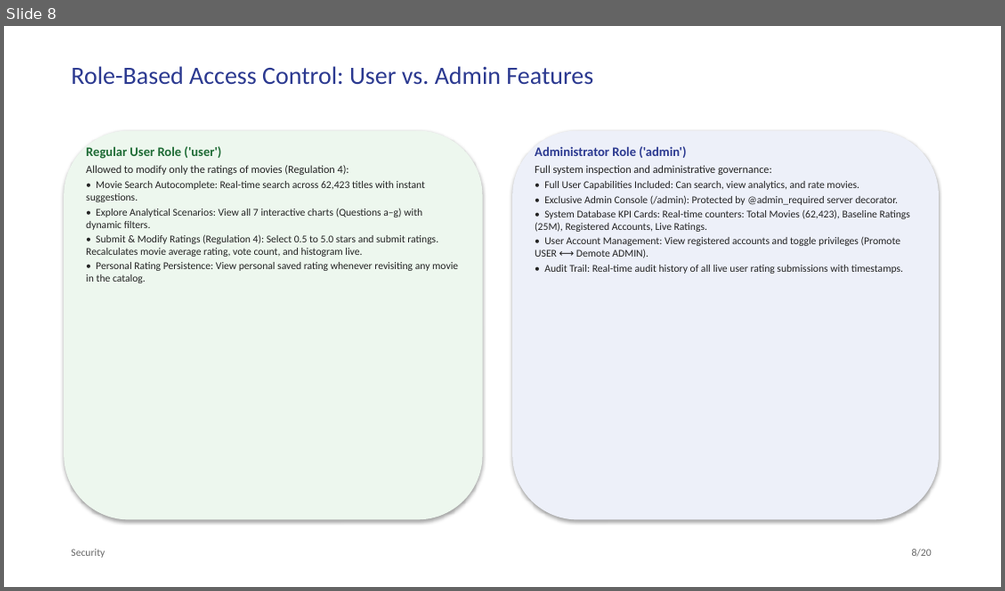
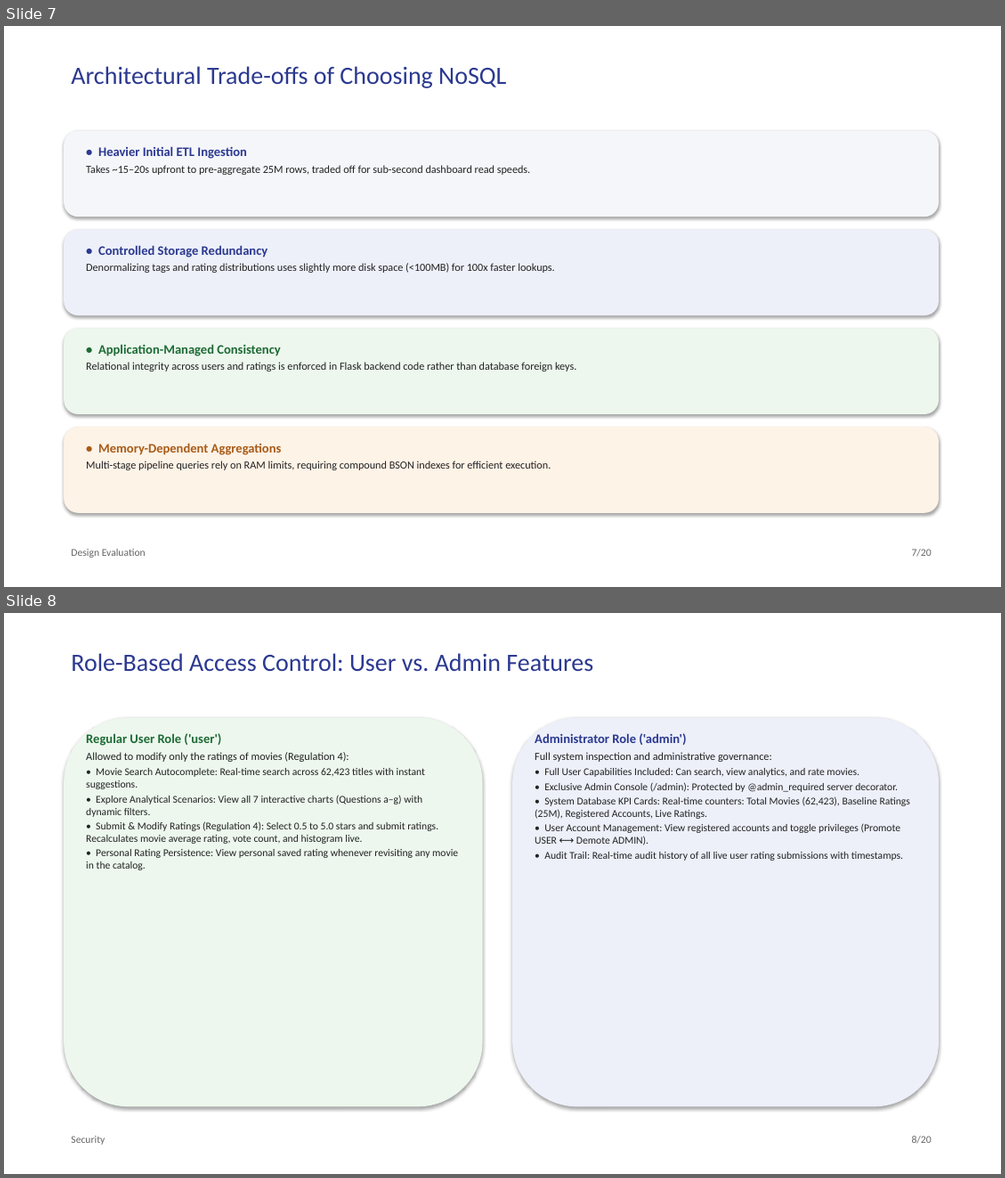
Before and after one commit to prithamnandavaram/movielens-data-engineering, a slide deck: presentation/MovieLens_Analytics_Presentation.pptx. Shown one above the other, each under a label of ours: slide 8 before the commit, slides 7 and 8 after it. The pictures are 1005x591 and 1005x1178 pixels, drawn with LibreOffice and Linux fonts; fonts in the diff are those of the drawing. Boxes give left, top, right and bottom in pixels: in the first picture for what was removed or moved away, otherwise in the second. Text is boxed around its words. In the diff, an @@ line names an element or a change of style, - is before the commit and + after.

Commit message:
docs(presentation): simplify NoSQL reasons and trade-offs into 4 concise lines

```diff
--- a/presentation/MovieLens_Analytics_Presentation.pptx
+++ b/presentation/MovieLens_Analytics_Presentation.pptx
@@ slide 7 added at (4, 26, 1001, 587), background #FFFFFF @@
@@ text added at (71, 66, 506, 88), 24 pt, text #2B3990 @@
+Architectural Trade-offs of Choosing NoSQL
@@ rounded rectangle added at (64, 131, 938, 216), fill #F5F6FA @@
@@ text added at (86, 146, 531, 175), 10.5 pt, text #222222 @@
+• Heavier Initial ETL Ingestion
+Takes ~15–20s upfront to pre-aggregate 25M rows, traded off for sub-second dashboard read speeds.
@@ rounded rectangle added at (64, 230, 938, 315), fill #EDF0F9 @@
@@ text added at (86, 245, 555, 273), 10.5 pt, text #222222 @@
+• Controlled Storage Redundancy
+Denormalizing tags and rating distributions uses slightly more disk space (<100MB) for 100x faster lookups.
@@ rounded rectangle added at (64, 328, 938, 414), fill #EDF7EE @@
@@ text added at (86, 344, 576, 371), 10.5 pt, text #222222 @@
+• Application-Managed Consistency
+Relational integrity across users and ratings is enforced in Flask backend code rather than database foreign keys.
@@ rounded rectangle added at (64, 426, 938, 513), fill #FEF3E7 @@
@@ text added at (86, 443, 550, 470), 10.5 pt, text #222222 @@
+• Memory-Dependent Aggregations
+Multi-stage pipeline queries rely on RAM limits, requiring compound BSON indexes for efficient execution.
@@ text added at (71, 548, 146, 557), 10 pt, text #666666 @@
+Design Evaluation
@@ text added at (912, 548, 931, 556), 10 pt, text #666666 @@
+7/20
```
Also in this commit, not shown: 1 other slide added, 2 slides removed, 1 other file.
